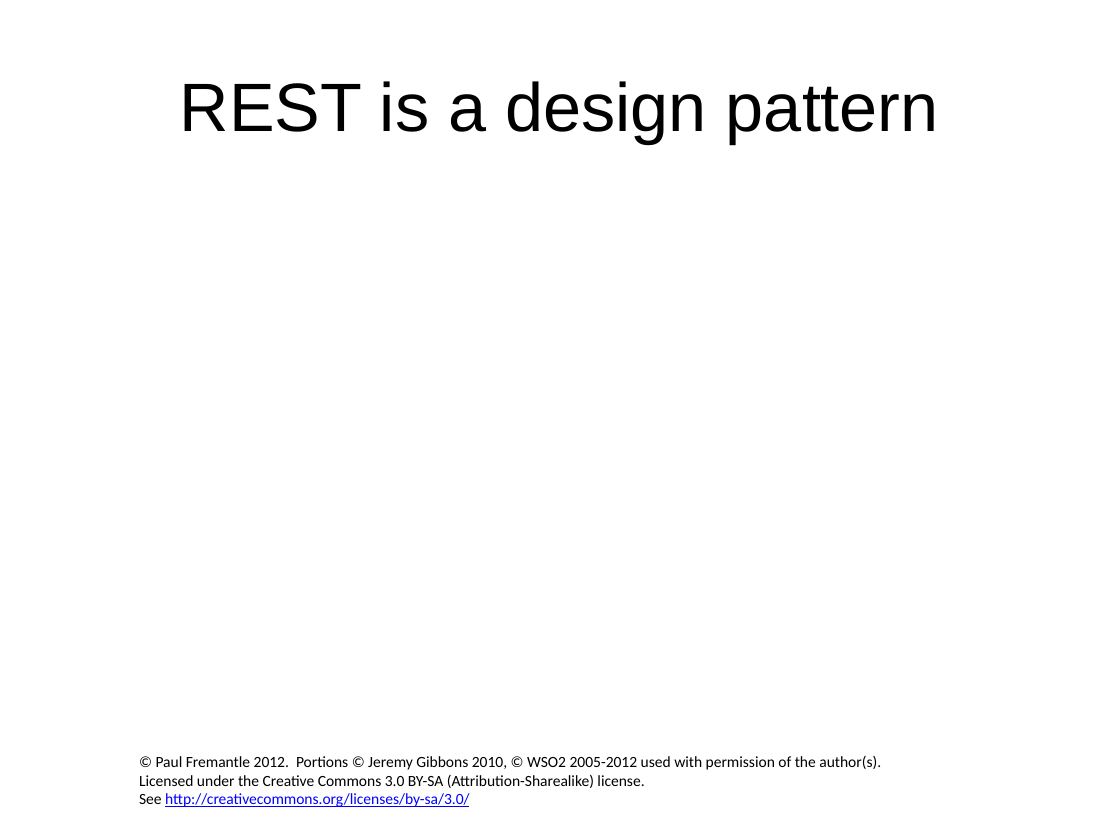
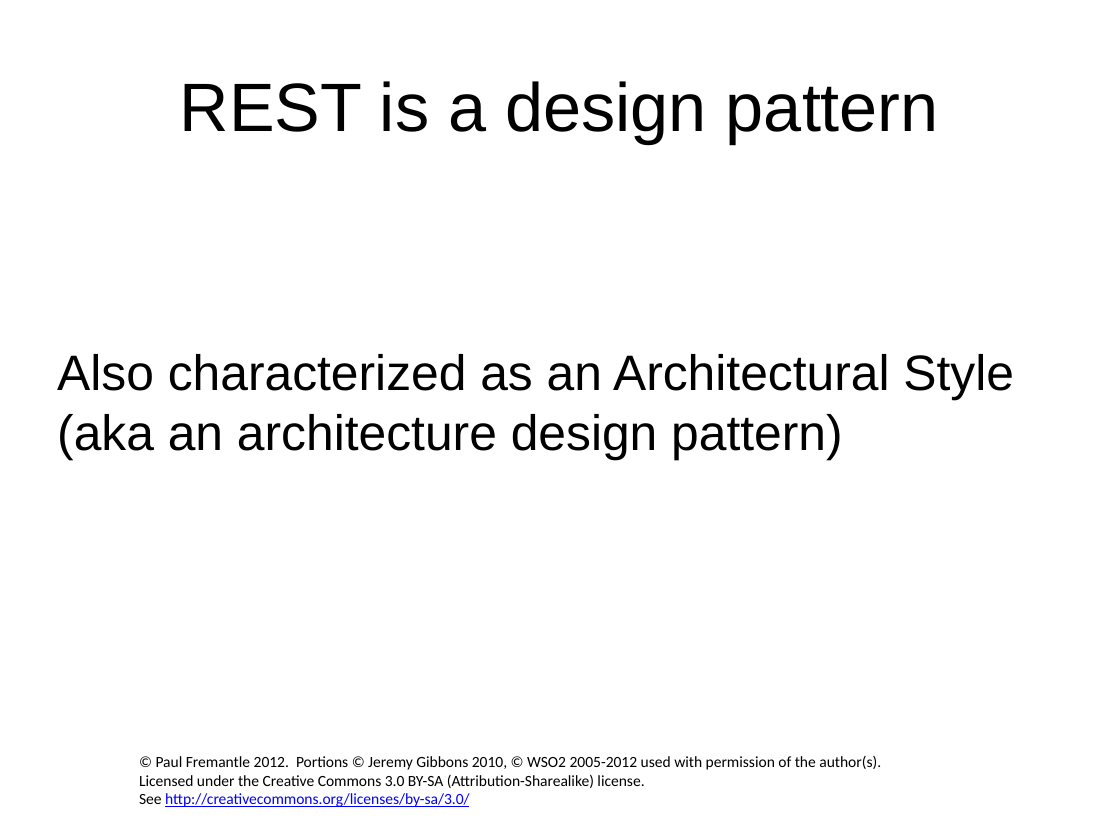
Before and after one commit to pzfreo/ox-soa-old, a slide deck: slide 3 of presentations/02-REST-Introduction.pptx. Drawn at 1120x840 pixels with LibreOffice and Linux fonts; fonts in the diff are those of the drawing; background and template pictures are left out. Boxes give left, top, right and bottom in pixels: in the first picture for what was removed or moved away, otherwise in the second. Text is boxed around its words. In the diff, an @@ line names an element or a change of style, - is before the commit and + after.

Commit message:
updates to REST

```diff
--- a/presentations/02-REST-Introduction.pptx
+++ b/presentations/02-REST-Introduction.pptx
@@ text added at (57,354,1014,461), 32 pt, text #000000 @@
+Also characterized as an Architectural Style (aka an architecture design pattern)
```
Also in this commit, not shown: 1 other slide changed, 16 slides added.
